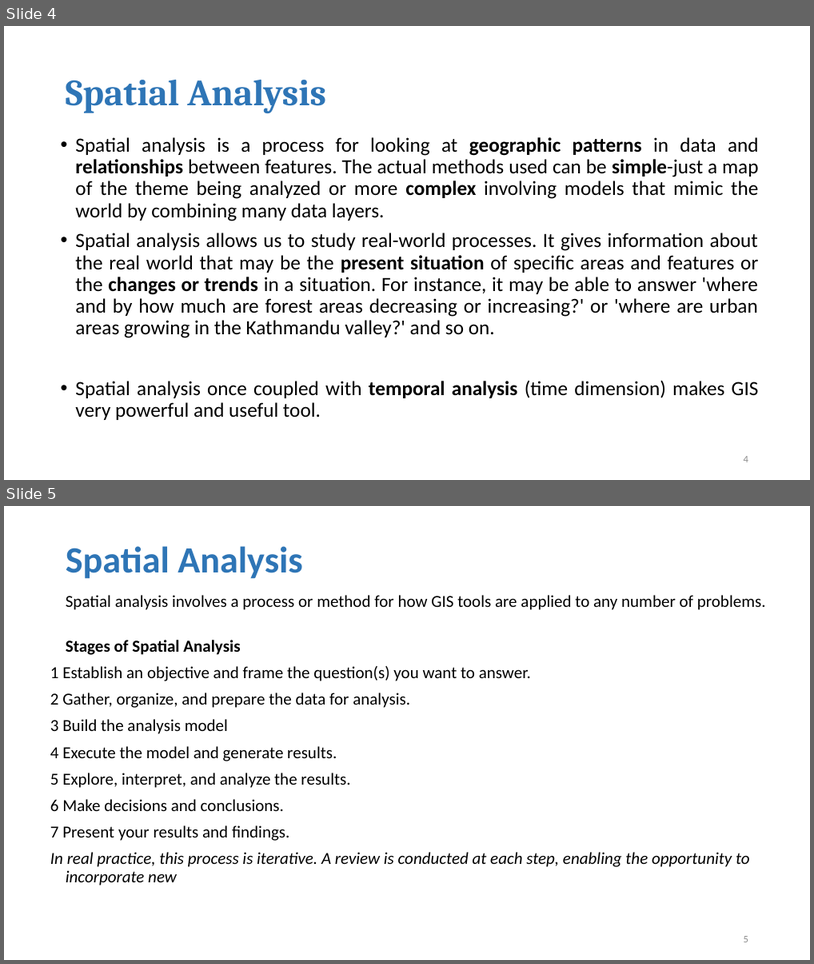
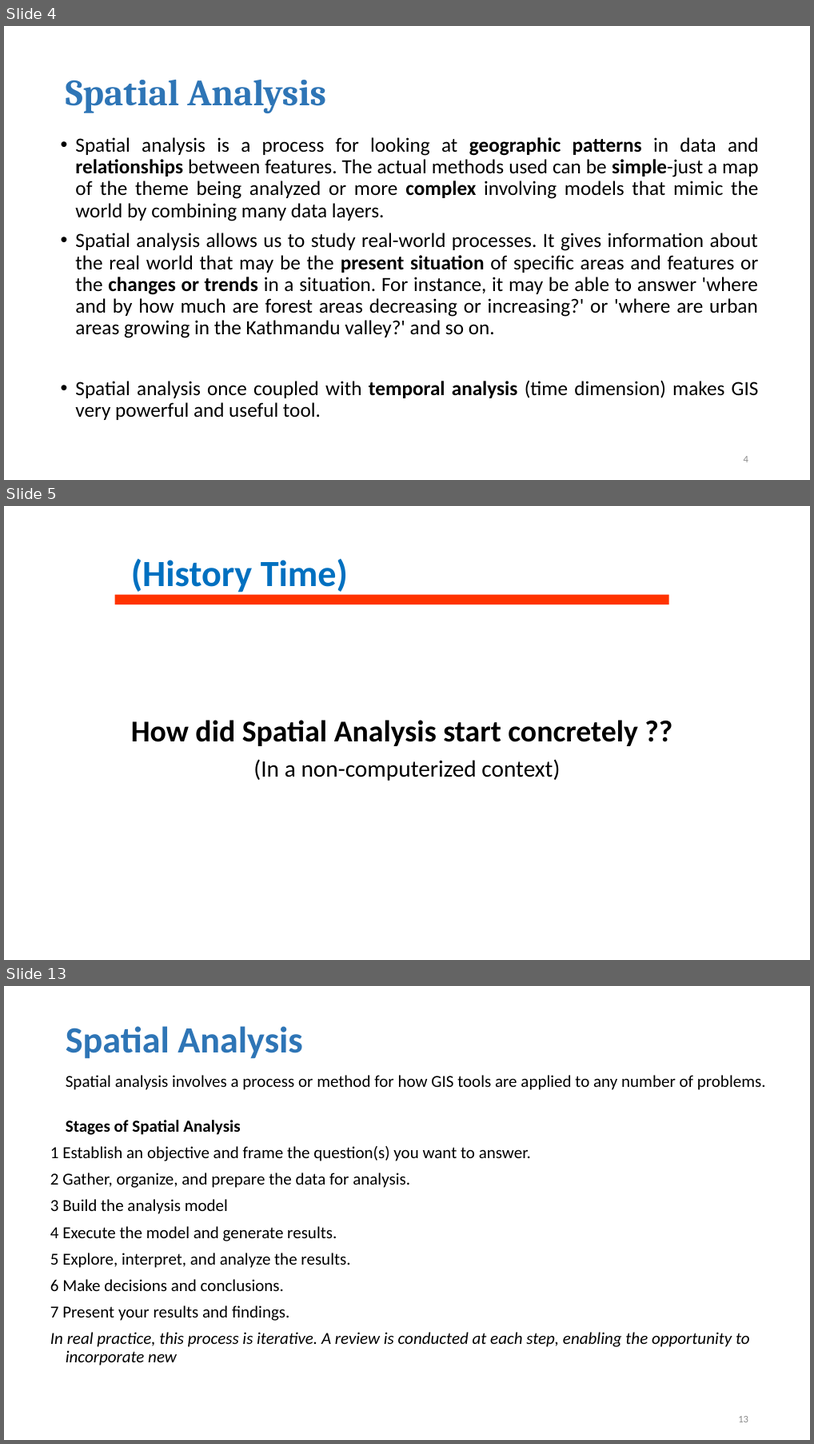
Before and after one commit to geo-canvas/geohydroinformatics, a slide deck: lectures/e) Spatial Analysis/Spatial Analysis.pptx. Shown one above the other, each under a label of ours: slides 4 and 5 before the commit, slides 4, 5 and 13 after it; the slides between them are not shown. The pictures are 814x964 and 814x1444 pixels, drawn with LibreOffice and Linux fonts; fonts in the diff are those of the drawing. Boxes give left, top, right and bottom in pixels: in the first picture for what was removed or moved away, otherwise in the second. Text is boxed around its words. In the diff, an @@ line names an element or a change of style, - is before the commit and + after.

```diff
--- a/lectures/e) Spatial Analysis/Spatial Analysis.pptx
+++ b/lectures/e) Spatial Analysis/Spatial Analysis.pptx
@@ slide 5 added at [4,506,810,960], background #FFFFFF @@
@@ title added at [131,559,348,595], 44 pt, text #0070C0, bold @@
+(History Time)
@@ rectangle added at [114,594,670,604], fill #FF3300 @@
@@ text added at [131,720,638,780], 36 pt, text #000000, bold @@
+How did Spatial Analysis start concretely ??
+(In a non-computerized context)
@@ what was slide 5 is now slide 13 @@
@@ page number at [738,1416,749,1422]: text changed @@
-5
+13
```
Also in this commit, not shown: 1 slide changed, 8 other slides added, 6 other files.
